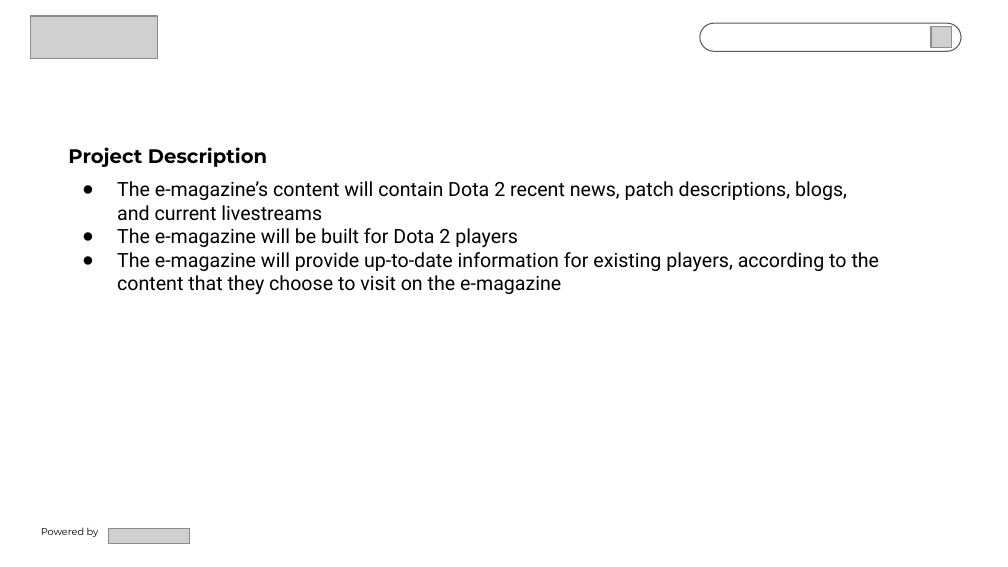
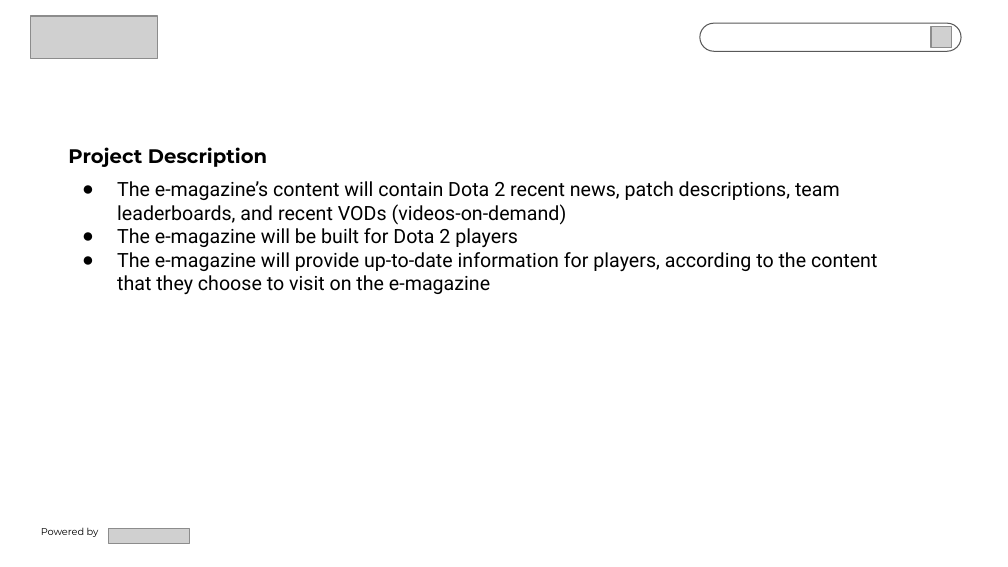
Before and after one commit to xchan824/e-magazine, a slide deck: slide 2 of Christian Paulo Gomonit - Mini Project 1 Proposal.pptx. Drawn at 1008x567 pixels with LibreOffice and Linux fonts; fonts in the diff are those of the drawing; grey boxes stand for pictures; background and template pictures are left out. Boxes give left, top, right and bottom in pixels: in the first picture for what was removed or moved away, otherwise in the second. Text is boxed around its words. In the diff, an @@ line names an element or a change of style, - is before the commit and + after.

Commit message:
edited pptx

```diff
--- a/Christian Paulo Gomonit - Mini Project 1 Proposal.pptx
+++ b/Christian Paulo Gomonit - Mini Project 1 Proposal.pptx
@@ text at <box>117,181,840,225</box>: text changed @@
-● The e-magazine’s content will contain Dota 2 recent news, patch descriptions, blogs, and current livestreams
+● The e-magazine’s content will contain Dota 2 recent news, patch descriptions, team leaderboards, and recent VODs (videos-on-demand)
@@ text at <box>117,252,877,295</box>: text changed @@
-● The e-magazine will provide up-to-date information for existing players, according to the content that they choose to visit on the e-magazine
+● The e-magazine will provide up-to-date information for players, according to the content that they choose to visit on the e-magazine
```
Also in this commit, not shown: 2 other slides changed.
